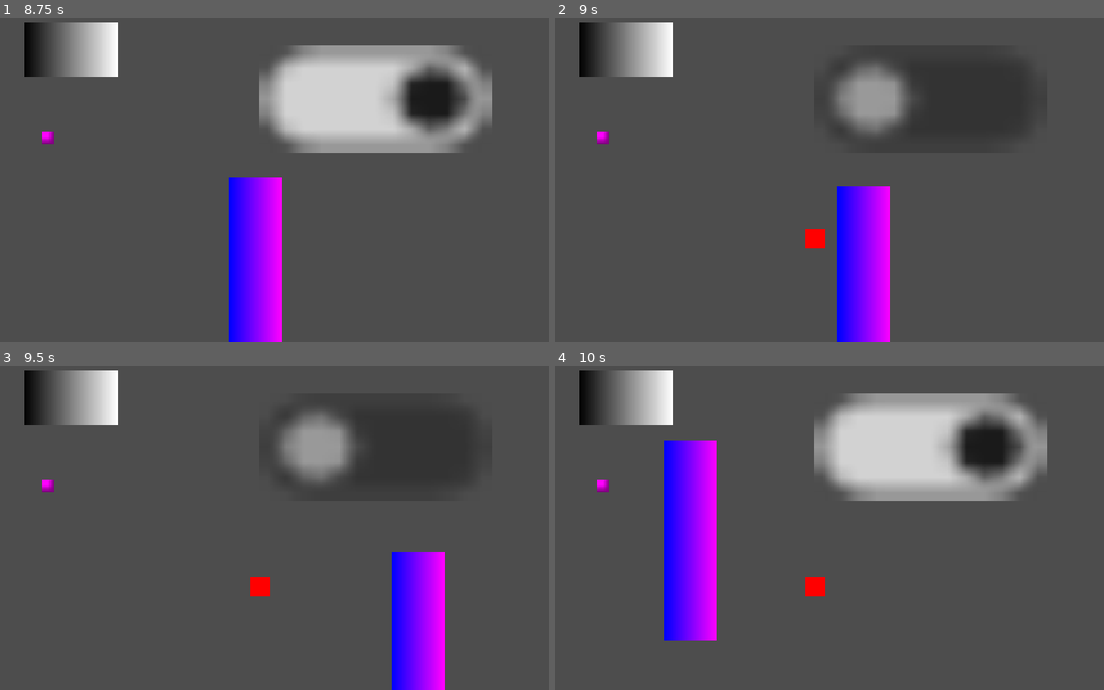
Above: before the commit, frames 1-4 (two rows, left to right).
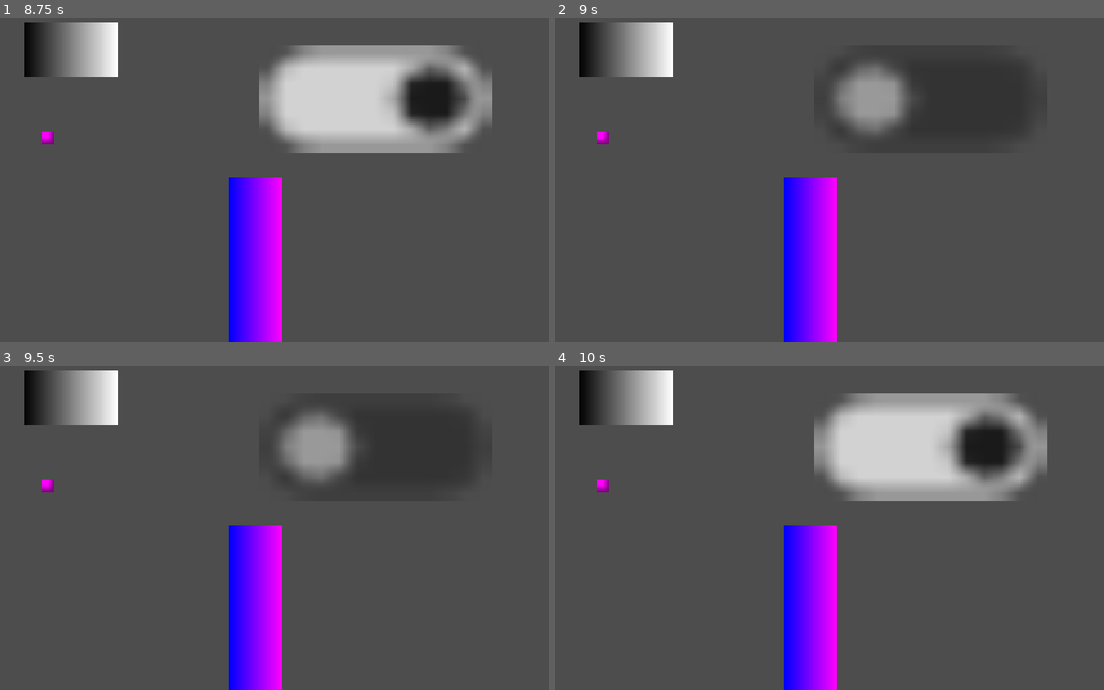
Above: after the commit, the same moments.

Repository: Sleipnir-Game-Team/GMTK-2026
Game: Godot game, scene res://ui/menu/main_menu.tscn
Same seed, same stepped clock (60 frames per second), same inputs: the game is played once before the commit and once after it.
Inputs (mouse positions are in pixels of both pictures, inside the frame that each line leads up to):
- Up to frame 1 (8.75 s): click "Jogar" at 0.5 s; click "Novo jogo" at 1.25 s; click (538, 238) at 2 s; click (49, 137) at 2.75 s; click (71, 50) at 3.5 s; click (373, 99) at 4.25 s; click (373, 99) at 5 s; click (49, 137) at 5.75 s; click (49, 137) at 6.5 s; click (71, 50) at 7.25 s; click (373, 99) at 8 s
- Up to frame 2 (9 s): tap Enter at 8.75 s; drag from (813, 277) to (972, 303) at 8.77 s
- Up to frame 3 (9.5 s): no input
- Up to frame 4 (10 s): tap Space at 9.5 s; drag from (692, 540) to (972, 651) at 9.52 s

Frame 1 is identical in both runs. In frame 2, 9.6% of the frame differs, in the area x 41-62%, y 49-100%; in frame 3, 9.0%; in frame 4, 11%, in the area x 19-52%, y 23-100%.
Error after the commit: Invalid type in function '@_parent_node_setter' in base 'Node (draggable.gd)'. The Object-derived class of argument 1 (Area2D) is not a subclass of the expecte…

Commit message:
0.1.1

Diff:
--- a/game/behaviours/draggable.tscn
+++ /dev/null
@@ -1,7 +0,0 @@
-[gd_scene format=3 uid="uid://b4sg0b8dl5soe"]
-
-[ext_resource type="Script" uid="uid://c0bj3eoed4o21" path="res://game/behaviours/scripts/draggable.gd" id="1_mf7g2"]
-
-[node name="use_draggable" type="Node" unique_id=1990951435]
-script = ExtResource("1_mf7g2")
-group = "use_draggable"
--- a/game/behaviours/scripts/base_behaviour.gd
+++ b/game/behaviours/scripts/base_behaviour.gd
@@ -2,24 +2,12 @@
 class_name BaseBehaviour extends Node
 
 
-@export var group: String = ""
+@export var group: StringName = ""
 
 
 func _enter_tree() -> void:
 	name = group
 
 
-func _notification(what: int) -> void:
-	match what:
-		NOTIFICATION_PARENTED:
-			_add_parent_groups()
-
-
-func _add_parent_groups() -> void:
-	var parent := get_parent()
-	parent.add_to_group(group)
-
-
-func _remove_parent_groups() -> void:
-	var parent := get_parent()
-	parent.remove_from_group(group)
+@abstract
+func act(use: Area2D) -> void
--- a/game/behaviours/scripts/storable.gd
+++ b/game/behaviours/scripts/storable.gd
@@ -1,5 +1,5 @@
 extends BaseBehaviour
 
-
-func be_stored(use: Area2D) -> void:
+## Store this tool
+func act(use: Area2D) -> void:
 	use.get_parent().store(get_parent())
--- a/game/behaviours/scripts/store.gd
+++ /dev/null
@@ -1,5 +0,0 @@
-extends BaseBehaviour
-
-
-func store(use: Area2D) -> void:
-	pass
--- a/game/behaviours/scripts/unlock.gd
+++ b/game/behaviours/scripts/unlock.gd
@@ -3,5 +3,8 @@
 
 @export var password: StringName = ""
 
-func can_unlock(door: Area2D) -> bool:
-	return not door.password or password == door.password
+## Use this tool to open the target door
+func act(door: Area2D) -> void:
+	if not door.password or password == door.password:
+		var player: AnimationPlayer = door.get_node("%AnimationPlayer")
+		player.play("uses.door/open")
--- a/game/stored_item.gd
+++ b/game/stored_item.gd
@@ -3,7 +3,7 @@
 var item : Node2D
 @export var textura : TextureRect
 
-func add_item(new_item: Node2D):
+func add_item(new_item: Node2D) -> void:
 	item = new_item
 	item.reparent(self)
 	var sprite: Sprite2D = item.get_node("Sprite2D")
@@ -11,7 +11,7 @@
 	textura.texture = sprite.texture
 
 
-func _on_input_event(viewport, event, shape_idx):
+func _on_input_event(_viewport, event, _shape_idx) -> void:
 	if event is InputEventMouseButton and event.button_index == MOUSE_BUTTON_LEFT and event.is_pressed():
 		item.visible = true
 		var draggable = item.get_node("use_draggable")
--- a/game/toolbox_teste.gd
+++ b/game/toolbox_teste.gd
@@ -7,17 +7,17 @@
 @export var slots: Array[Marker2D]
 var last_slot:= 0
 
-func _ready():
+func _ready() -> void:
 	toggle_button.toggled.connect(on_toggle)
 
-func on_toggle(value):
+func on_toggle(value) -> void:
 	if value:
 		anim_player.play("open")
 	else:
 		anim_player.play_backwards("open")
 
 
-func store(item):
+func store(item) -> void:
 	if slots.size() > last_slot:
 		var stored_item :Node2D = stored_item_model.instantiate()
 		stored_item.add_item(item)
--- a/game/toolbox_teste.tscn
+++ b/game/toolbox_teste.tscn
@@ -2,7 +2,7 @@
 
 [ext_resource type="Script" uid="uid://ce6nt44ivx8d3" path="res://game/toolbox_teste.gd" id="1_fxsc8"]
 [ext_resource type="PackedScene" uid="uid://1n2c8xxqa4o4" path="res://game/stored_item.tscn" id="2_18286"]
-[ext_resource type="PackedScene" uid="uid://du2ailw7a70vy" path="res://game/uses/base_use.tscn" id="4_lstkq"]
+[ext_resource type="PackedScene" uid="uid://du2ailw7a70vy" path="res://game/uses/example_use.tscn" id="4_lstkq"]
 
 [sub_resource type="Gradient" id="Gradient_vop5m"]
 colors = PackedColorArray(1, 0, 0, 1, 1, 0, 0, 1)
--- a/game/behaviours/scripts/draggable.gd
+++ b/game/tools/components/draggable.gd
@@ -1,15 +1,18 @@
 @tool
-extends BaseBehaviour
+extends Node
 
 signal drag_start() # TALVEZ ADICIONAR UNS PARAMETROS AQUI?
 signal drag_end() # TALVEZ ADICIONAR UNS PARAMETROS AQUI?
-signal drop_on_use_area(use: Area2D) # COM CERTEZA ADICIONAR UNS PARAMETROS AQUI
+signal drop_on_use_area(use: Area2D, group: StringName)
 
 ## Whether or not the parent Area2D is currently being dragged.
 var _dragging: bool = false
 
 ## Use area the tool is inside of (or null)
 var _intersecting_use_area: Area2D
+
+## Use group of the area (or null)
+var _intersecting_use_group: StringName
 
 ## Whether the mouse cursor is ALSO inside the _intersecting_use_area
 var _mouse_in_use_area: bool = false
@@ -18,12 +21,10 @@
 ## Used to avoid "jumps" when starting a drag from the parent's edge.
 var _drag_offset: Vector2 = Vector2.ZERO
 
-var _parent_node: Area2D:
+var _parent_node: BaseTool:
 	set(new_parent):
 		if _parent_node:
-			_parent_node.remove_from_group(group) # Necessário chamar aqui
 			_disconnect_signals()
-
 		_parent_node = new_parent
 		_connect_signals()
 
@@ -41,8 +42,8 @@
 		return []
 
 	var parent := get_parent()
-	if not parent or not parent is Area2D:
-		return ['The parent Node must be an Area2D.']
+	if not parent or not parent is BaseTool:
+		return ['The parent Node must be a BaseTool.']
 
 	return []
 
@@ -81,17 +82,16 @@
 
 
 func use_area_entered(use: Area2D) -> void:
-	if use.get_groups().any(_matching_group):
-		_intersecting_use_area = use
+	for group in use.get_groups():
+		if _parent_node.group_matches(group):
+			_intersecting_use_area = use
+			_intersecting_use_group = group
+			return
 
 
 func use_area_exited(use: Area2D) -> void:
 	if _intersecting_use_area == use:
 		_intersecting_use_area = null
-
-
-func _matching_group(use_group: StringName) -> bool:
-	return use_group in _parent_node.get_groups()
 
 
 func _connect_signals() -> void:
--- /dev/null
+++ b/game/tools/components/draggable.tscn
@@ -0,0 +1,6 @@
+[gd_scene format=3 uid="uid://b4sg0b8dl5soe"]
+
+[ext_resource type="Script" uid="uid://c0bj3eoed4o21" path="res://game/tools/components/draggable.gd" id="1_w8hjj"]
+
+[node name="use_draggable" type="Node" unique_id=1990951435]
+script = ExtResource("1_w8hjj")
--- a/game/tools/key.tscn
+++ b/game/tools/key.tscn
@@ -1,6 +1,6 @@
 [gd_scene format=3 uid="uid://3h4yjcjhnvxg"]
 
-[ext_resource type="PackedScene" uid="uid://b4sg0b8dl5soe" path="res://game/behaviours/draggable.tscn" id="1_kxfas"]
+[ext_resource type="PackedScene" uid="uid://b4sg0b8dl5soe" path="res://game/tools/components/draggable.tscn" id="1_kxfas"]
 [ext_resource type="Script" uid="uid://cew6hy2ndcd0h" path="res://game/tools/scripts/key.gd" id="1_yt6j6"]
 [ext_resource type="PackedScene" uid="uid://cqeg5ece2xy0r" path="res://game/behaviours/unlock.tscn" id="2_yt6j6"]
 [ext_resource type="Texture2D" uid="uid://dlfj3y7687lio" path="res://assets/chave.png" id="4_fs2xi"]
@@ -20,6 +20,7 @@
 
 [node name="use_unlock" parent="." unique_id=1133804510 instance=ExtResource("2_yt6j6")]
 unique_name_in_owner = true
+group = &"use_unlock"
 
 [node name="Sprite2D" type="Sprite2D" parent="." unique_id=100201166]
 position = Vector2(-1, 1)
--- /dev/null
+++ b/game/tools/scripts/base_tool.gd
@@ -0,0 +1,35 @@
+@abstract
+class_name BaseTool extends Area2D
+
+
+var behaviours: Dictionary[String, BaseBehaviour] = {}
+
+
+func _init() -> void:
+	for child in get_children():
+		_register_behaviour(child)
+	child_entered_tree.connect(_register_behaviour)
+	child_exiting_tree.connect(_unregister_behaviour)
+
+
+func _register_behaviour(child: Node) -> void:
+	if child is BaseBehaviour:
+		behaviours[child.group] = child
+		add_to_group(child.group)
+
+
+func _unregister_behaviour(child: Node) -> void:
+		if child is BaseBehaviour:
+			remove_from_group(child.group)
+			behaviours.erase(child.group)
+
+
+func _on_use(use: Area2D, group: StringName) -> void:
+	var behaviour: BaseBehaviour = behaviours.get(group)
+	if behaviour != null:
+		behaviour.act(use)
+
+
+
+func group_matches(group: StringName) -> bool:
+	return behaviours.has(group)
--- a/game/tools/scripts/key.gd
+++ b/game/tools/scripts/key.gd
@@ -1,4 +1,4 @@
-extends Area2D
+extends BaseTool
 
 @onready var use_unlock: BaseBehaviour = %use_unlock
 
@@ -6,13 +6,3 @@
 	set(new_value):
 		password = new_value
 		use_unlock.password = new_value
-
-
-func _on_use(door: Area2D) -> void:
-	# TALVEZ ESSA LÓGICA AQUI FICASSE BOA NUM "BASE_TOOL" SE EXISTISSE, PRA SÓ CHAMAR OS BEHAVIOURS CORRETOS
-	if not door.is_in_group(use_unlock.group):
-		return
-
-	if use_unlock.can_unlock(door):
-		var player: AnimationPlayer = door.get_node("%AnimationPlayer")
-		player.play("uses.door/open")
--- a/game/tools/wrench.tscn
+++ b/game/tools/wrench.tscn
@@ -1,6 +1,6 @@
 [gd_scene format=3 uid="uid://bn77ryrhpigs4"]
 
-[ext_resource type="PackedScene" uid="uid://b4sg0b8dl5soe" path="res://game/behaviours/draggable.tscn" id="1_4glyt"]
+[ext_resource type="PackedScene" uid="uid://b4sg0b8dl5soe" path="res://game/tools/components/draggable.tscn" id="1_4glyt"]
 [ext_resource type="PackedScene" uid="uid://l0n8c2mk7ytt" path="res://game/behaviours/store.tscn" id="2_hf3ms"]
 
 [sub_resource type="RectangleShape2D" id="RectangleShape2D_iquho"]
--- a/game/uses/base_use.tscn
+++ b/game/uses/example_use.tscn
@@ -1,11 +1,11 @@
 [gd_scene format=3 uid="uid://du2ailw7a70vy"]
 
-[ext_resource type="Script" uid="uid://boela7o6ud4pb" path="res://game/uses/scripts/base_use.gd" id="1_gsbcs"]
+[ext_resource type="Script" uid="uid://boela7o6ud4pb" path="res://game/uses/scripts/example_use.gd" id="1_2vtun"]
 
 [node name="BaseUse" type="Area2D" unique_id=2004418641]
 collision_layer = 32768
 collision_mask = 2048
-script = ExtResource("1_gsbcs")
+script = ExtResource("1_2vtun")
 
 [connection signal="area_entered" from="." to="." method="_on_area_entered"]
 [connection signal="area_exited" from="." to="." method="_on_area_exited"]
Not shown, removed: game/behaviours/scripts/store.gd.uid
Renamed: game/behaviours/scripts/draggable.gd.uid -> game/tools/components/draggable.gd.uid
Not shown, added: game/tools/scripts/base_tool.gd.uid
Renamed: game/uses/scripts/base_use.gd -> game/uses/scripts/example_use.gd
Renamed: game/uses/scripts/base_use.gd.uid -> game/uses/scripts/example_use.gd.uid
